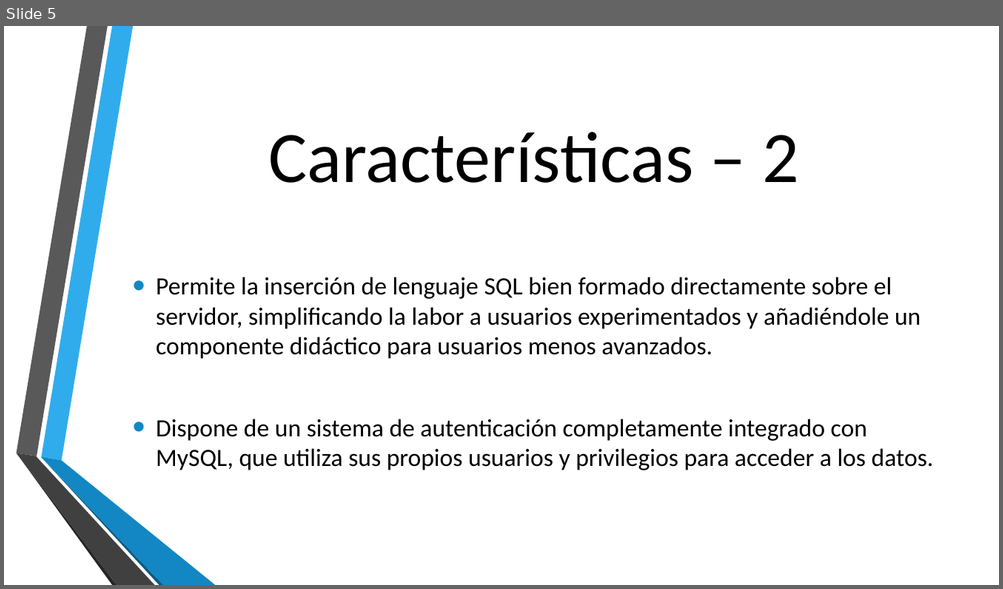
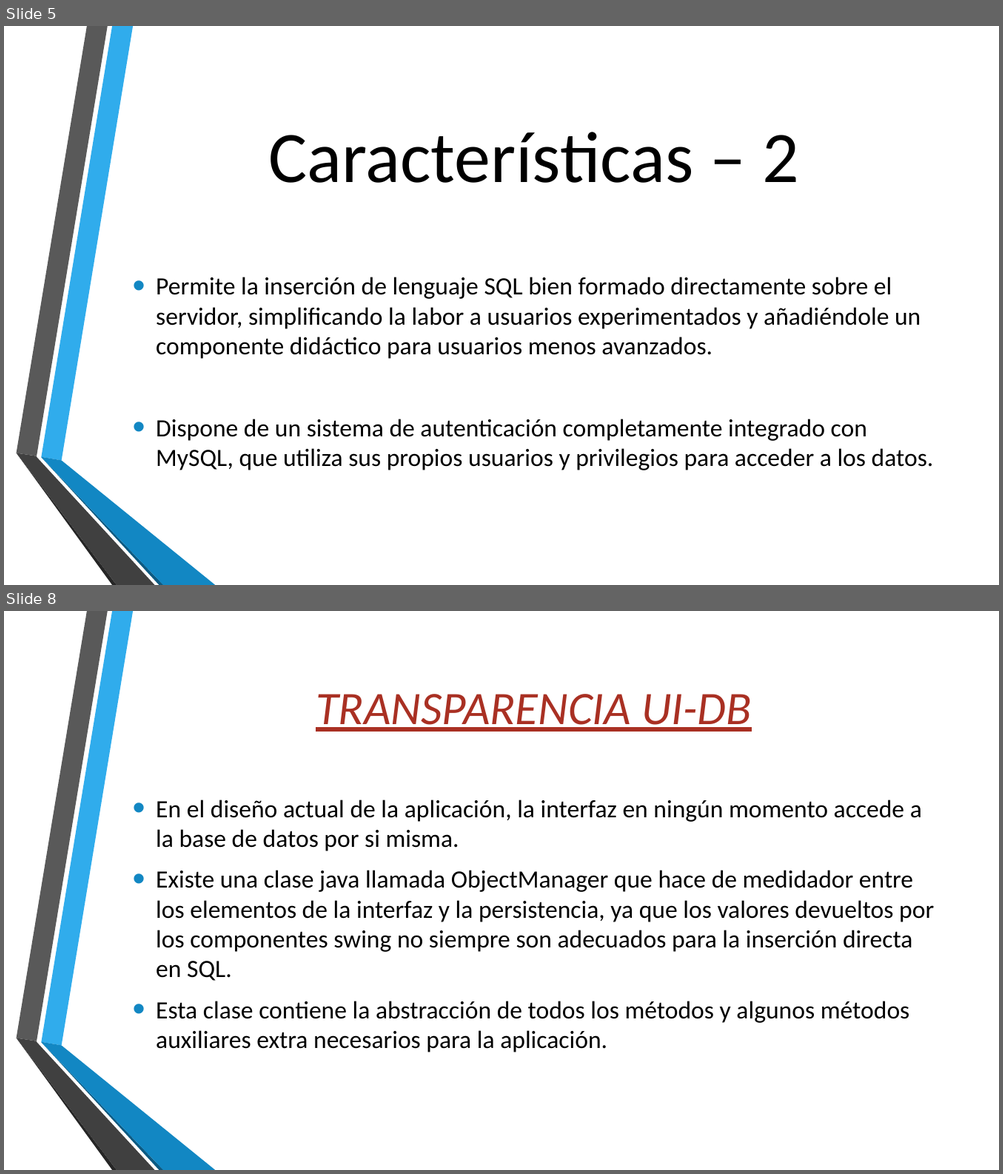
Before and after one commit to Sergy93/ProyectoDAM, a slide deck: JAVA DB MANAGER.pptx. Shown one above the other, each under a label of ours: slide 5 before the commit, slides 5 and 8 after it; the slides between them are not shown. The pictures are 1003x589 and 1003x1174 pixels, drawn with LibreOffice and Linux fonts; fonts in the diff are those of the drawing; background and template pictures are left out. Boxes give left, top, right and bottom in pixels: in the first picture for what was removed or moved away, otherwise in the second. Text is boxed around its words. In the diff, an @@ line names an element or a change of style, - is before the commit and + after.

Commit message:
Updated pptx 8:00

```diff
--- a/JAVA DB MANAGER.pptx
+++ b/JAVA DB MANAGER.pptx
@@ slide 8 added at bbox=[4, 611, 999, 1170], background picture (left out); not listed: 6 template elements that a slide beside it also shows @@
@@ text added at bbox=[316, 694, 751, 732], 45 pt, text #A93023, italic, underline @@
+TRANSPARENCIA UI-DB
@@ text added at bbox=[156, 800, 933, 1053], 24 pt, text #000000 @@
+• En el diseño actual de la aplicación, la interfaz en ningún momento accede a la base de datos por si misma.
+• Existe una clase java llamada ObjectManager que hace de medidador entre los elementos de la interfaz y la persistencia, ya que los valores devueltos por los componentes swing no siempre son adecuados para la inserción directa en SQL.
+• Esta clase contiene la abstracción de todos los métodos y algunos métodos auxiliares extra necesarios para la aplicación.
```
Also in this commit, not shown: 3 other slides added, 1 slide removed, 1 other file.
